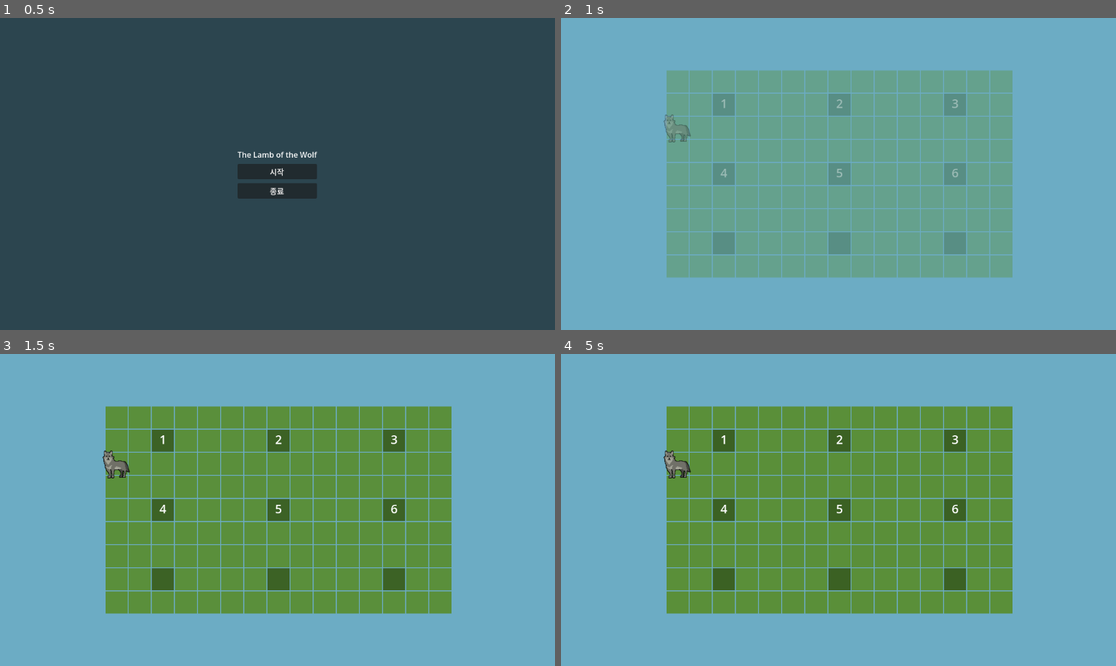
Above: before the commit, frames 1-4 (two rows, left to right).
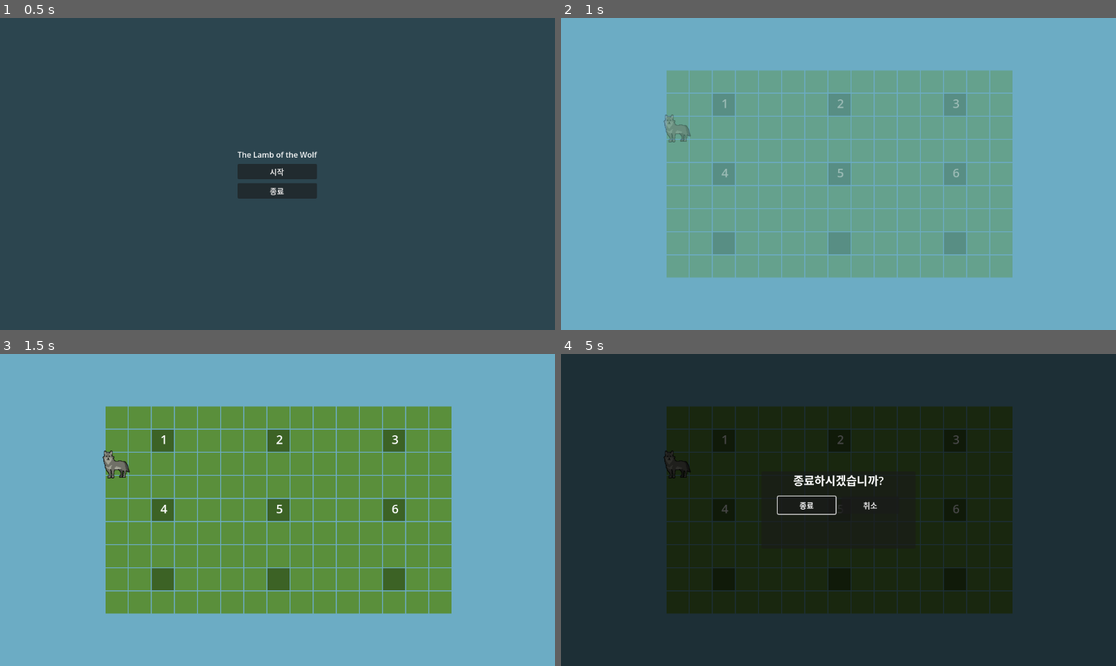
Above: after the commit, the same moments.

Repository: bnnajh7411-a11y/sokoban
Game: Godot game, scene res://scenes/Title.tscn
Same seed, same stepped clock (60 frames per second), same inputs: the game is played once before the commit and once after it. Sound files missing from this copy of the repository are replaced by a short silence.
Inputs:
- Up to frame 1 (0.5 s): no input
- Up to frame 2 (1 s): click "시작" at 0.5 s
- Up to frame 3 (1.5 s): tap Enter at 1.25 s; hold Right (ui_right) from 1.28 s (still down); tap Z at 1.35 s
- Up to frame 4 (5 s): tap Space at 2, 3.5 s; release Right (ui_right) at 2.03 s; hold Down (ui_down) 2.03-2.78 s; tap X at 2.1, 3.6 s; tap Enter at 2.75, 4.25 s; hold Right (ui_right) 2.78-3.53 s; tap Z at 2.85, 4.35 s; hold Up (ui_up) 3.53-4.28 s; hold Left (ui_left) from 4.28 s (still down); tap Escape at 4.9 s

Frame 1 is identical in both runs. In frame 2, less than 0.1% of the frame differs, in the area x 28-72%, y 26-52%; in frame 3, 0.1%; in frame 4, 100%, in the area x 0-100%, y 0-100%.

Commit message:
타이틀로 버튼, esc 버튼, n번 만에 메시지

Diff:
--- a/gds/Main.gd
+++ b/gds/Main.gd
@@ -6,10 +6,10 @@
 const OVERLAP_SFX: AudioStream = preload("res://audios/freesound_community-cartoon-bite-39234.mp3")
 const NEXT_STAGE_BUTTON_TEXT: String = "다음 스테이지"
 const FINAL_STAGE_BUTTON_TEXT: String = "타이틀로"
-const CLEAR_TITLE_TEXT: String = "클리어!"
-const CLEAR_MESSAGE_TEXT: String = "목표 지점에 도착했습니다."
+const CLEAR_TITLE_TEXT: String = "클리어"
+const CLEAR_MESSAGE_TEXT: String = "%d번 만에 양을 안전한 목장에 넣었습니다."
 const GAME_OVER_TITLE_TEXT: String = "게임 오버"
-const GAME_OVER_MESSAGE_TEXT: String = "플레이어와 양이 겹쳤습니다."
+const GAME_OVER_MESSAGE_TEXT: String = "늑대가 양을 먹어버렸습니다."
 const SHEEP_GROUP_NAME: StringName = &"sheep"
 const MOVE_COUNT_TEXT: String = "이동 횟수: %d"
 
@@ -236,12 +236,12 @@
 	player.controllable = false
 	_stop_sheep_alert_states()
 	result_title_label.text = CLEAR_TITLE_TEXT
-	result_message_label.text = CLEAR_MESSAGE_TEXT
+	result_message_label.text = CLEAR_MESSAGE_TEXT % _player_move_count
 	result_overlay.visible = true
 	if next_button != null:
 		next_button.visible = true
 	if title_button != null:
-		title_button.visible = false
+		title_button.visible = true
 	_update_undo_button_ui()
 
 
--- a/gds/Title.gd
+++ b/gds/Title.gd
@@ -18,11 +18,15 @@
 @onready var player: GridActor = $Player
 @onready var stage_number: Control = $CanvasLayer/StageNumber
 @onready var title_overlay: Control = $CanvasLayer/ClearOverlay
+@onready var exit_confirm_overlay: Control = $CanvasLayer/ExitConfirmOverlay
 @onready var start_button: Button = $CanvasLayer/ClearOverlay/CenterContainer/VBoxContainer/StartButton
 @onready var exit_button: Button = $CanvasLayer/ClearOverlay/CenterContainer/VBoxContainer/ExitButton
+@onready var confirm_exit_button: Button = $CanvasLayer/ExitConfirmOverlay/CenterContainer/PanelContainer/VBoxContainer/ButtonContainer/ConfirmButton
+@onready var cancel_exit_button: Button = $CanvasLayer/ExitConfirmOverlay/CenterContainer/PanelContainer/VBoxContainer/ButtonContainer/CancelButton
 
 var _is_starting: bool = false
 var _is_entering_stage: bool = false
+var _is_exit_shortcut_enabled: bool = false
 var _entry_cell_to_scene_path: Dictionary = {}
 var _title_overlay_locked_hidden: bool = false
 
@@ -32,13 +36,19 @@
 		start_button.pressed.connect(_on_start_button_pressed)
 	if not exit_button.pressed.is_connected(_on_exit_button_pressed):
 		exit_button.pressed.connect(_on_exit_button_pressed)
+	if confirm_exit_button != null and not confirm_exit_button.pressed.is_connected(_on_confirm_exit_button_pressed):
+		confirm_exit_button.pressed.connect(_on_confirm_exit_button_pressed)
+	if cancel_exit_button != null and not cancel_exit_button.pressed.is_connected(_on_cancel_exit_button_pressed):
+		cancel_exit_button.pressed.connect(_on_cancel_exit_button_pressed)
 	if not player.move_started.is_connected(_on_player_move_started):
 		player.move_started.connect(_on_player_move_started)
 	if not player.move_finished.is_connected(_on_player_move_finished):
 		player.move_finished.connect(_on_player_move_finished)
 
 	_collect_stage_entry_cells()
+	_hide_exit_confirm_overlay()
 	if _should_start_in_active_state():
+		_is_exit_shortcut_enabled = true
 		_lock_title_overlay_hidden()
 		_set_reveal_state(1.0)
 		if player != null:
@@ -59,14 +69,46 @@
 	_play_button_press_sfx()
 	_lock_title_overlay_hidden()
 	await _reveal_title_world()
+	_is_exit_shortcut_enabled = true
 	if player != null:
 		player.controllable = true
 
 
 func _on_exit_button_pressed() -> void:
 	_play_button_press_sfx()
+	_show_exit_confirm_overlay()
+
+
+func _on_confirm_exit_button_pressed() -> void:
+	_play_button_press_sfx()
 	await get_tree().create_timer(0.12).timeout
 	get_tree().quit()
+
+
+func _on_cancel_exit_button_pressed() -> void:
+	_play_button_press_sfx()
+	_hide_exit_confirm_overlay()
+
+
+func _unhandled_input(event: InputEvent) -> void:
+	if not (event is InputEventKey):
+		return
+
+	var key_event: InputEventKey = event as InputEventKey
+	if not key_event.pressed or key_event.echo:
+		return
+
+	if key_event.keycode != KEY_ESCAPE and key_event.physical_keycode != KEY_ESCAPE:
+		return
+
+	if not _is_exit_shortcut_enabled:
+		return
+
+	get_viewport().set_input_as_handled()
+	if exit_confirm_overlay != null and exit_confirm_overlay.visible:
+		_on_cancel_exit_button_pressed()
+	else:
+		_show_exit_confirm_overlay()
 
 
 func _on_player_move_started(actor: Node, _from_cell: Vector2i, _to_cell: Vector2i, _direction: Vector2i) -> void:
@@ -189,6 +231,21 @@
 		title_overlay.modulate.a = 0.0
 
 
+func _show_exit_confirm_overlay() -> void:
+	if exit_confirm_overlay == null:
+		_on_confirm_exit_button_pressed()
+		return
+
+	exit_confirm_overlay.show()
+	if confirm_exit_button != null:
+		confirm_exit_button.grab_focus()
+
+
+func _hide_exit_confirm_overlay() -> void:
+	if exit_confirm_overlay != null:
+		exit_confirm_overlay.hide()
+
+
 func _should_start_in_active_state() -> bool:
 	var tree: SceneTree = get_tree()
 	if tree == null:
--- a/scenes/Stage1.tscn
+++ b/scenes/Stage1.tscn
@@ -3,15 +3,13 @@
 [ext_resource type="TileSet" uid="uid://vpv4llnwj4qi" path="res://generated/level_tileset.tres" id="1_06ygk"]
 [ext_resource type="Script" uid="uid://b711aj681005c" path="res://gds/Main.gd" id="1_qasgr"]
 [ext_resource type="PackedScene" uid="uid://damggt3ffynxf" path="res://actors/Sheep.tscn" id="2_hp1su"]
-[ext_resource type="Texture2D" uid="uid://dpujglgwqhbnh" path="res://image/Undo.png" id="3_5mgwk"]
 [ext_resource type="PackedScene" uid="uid://boiwx3wbv6oq8" path="res://actors/Player.tscn" id="3_qasgr"]
-[ext_resource type="Texture2D" uid="uid://dqdopxl3axuhl" path="res://image/Retry.png" id="4_cskvh"]
+[ext_resource type="PackedScene" uid="uid://buv7dxqf55wu4" path="res://scenes/GameUI.tscn" id="4_ui"]
+[ext_resource type="Script" uid="uid://cblu8a023gdar" path="res://gds/Stage1Tutorial.gd" id="5_tutorial"]
 [ext_resource type="AudioStream" uid="uid://d38mchrsl3i5s" path="res://audios/L01183-002+B+KR_KSL2022_A0031+가축_양_인천 논현고잔동_늘솔길양떼목장에서 나는 아기 양 울음 소리_48khz320kbps_Mono.mp3" id="8_d6jml"]
 
-[ext_resource type="PackedScene" path="res://scenes/GameUI.tscn" id="4_ui"]
-[ext_resource type="Script" uid="uid://cblu8a023gdar" path="res://gds/Stage1Tutorial.gd" id="5_tutorial"]
-
 [node name="Stage" type="Node2D" unique_id=1683069215]
+script = ExtResource("1_qasgr")
 
 [node name="Polygon2D" type="Polygon2D" parent="." unique_id=61569438]
 scale = Vector2(5, 5)
@@ -35,9 +33,9 @@
 color = Color(0.93333334, 0.827451, 0.53333336, 0.87058824)
 polygon = PackedVector2Array(0, 0, 0, 100, 160, 100, 160, 0, 150, 10, 150, 90, 10, 90, 10, 10, 150, 10, 160, 0)
 
-[node name="CanvasLayer" parent="." instance=ExtResource("4_ui")]
+[node name="CanvasLayer" parent="." unique_id=1938794851 instance=ExtResource("4_ui")]
 
-[node name="TutorialOverlay" type="Control" parent="CanvasLayer"]
+[node name="TutorialOverlay" type="Control" parent="CanvasLayer" unique_id=1968801112]
 layout_mode = 3
 anchors_preset = 15
 anchor_right = 1.0
@@ -47,13 +45,13 @@
 mouse_filter = 2
 script = ExtResource("5_tutorial")
 
-[node name="MessageOverlay" type="Control" parent="CanvasLayer/TutorialOverlay"]
+[node name="MessageOverlay" type="Control" parent="CanvasLayer/TutorialOverlay" unique_id=1424414161]
 anchors_preset = 0
 anchor_right = 1.0
 anchor_bottom = 1.0
 mouse_filter = 2
 
-[node name="CenterContainer" type="CenterContainer" parent="CanvasLayer/TutorialOverlay/MessageOverlay"]
+[node name="CenterContainer" type="CenterContainer" parent="CanvasLayer/TutorialOverlay/MessageOverlay" unique_id=203487099]
 layout_mode = 1
 anchors_preset = 15
 anchor_right = 1.0
@@ -66,17 +64,17 @@
 grow_vertical = 2
 mouse_filter = 2
 
-[node name="TutorialPanel" type="PanelContainer" parent="CanvasLayer/TutorialOverlay/MessageOverlay/CenterContainer"]
+[node name="TutorialPanel" type="PanelContainer" parent="CanvasLayer/TutorialOverlay/MessageOverlay/CenterContainer" unique_id=24328753]
 layout_mode = 2
 
-[node name="MarginContainer" type="MarginContainer" parent="CanvasLayer/TutorialOverlay/MessageOverlay/CenterContainer/TutorialPanel"]
+[node name="MarginContainer" type="MarginContainer" parent="CanvasLayer/TutorialOverlay/MessageOverlay/CenterContainer/TutorialPanel" unique_id=761142613]
 layout_mode = 2
 theme_override_constants/margin_left = 22
 theme_override_constants/margin_top = 18
 theme_override_constants/margin_right = 22
 theme_override_constants/margin_bottom = 18
 
-[node name="MessageLabel" type="Label" parent="CanvasLayer/TutorialOverlay/MessageOverlay/CenterContainer/TutorialPanel/MarginContainer"]
+[node name="MessageLabel" type="Label" parent="CanvasLayer/TutorialOverlay/MessageOverlay/CenterContainer/TutorialPanel/MarginContainer" unique_id=187131931]
 layout_mode = 2
 theme_override_font_sizes/font_size = 22
 text = "방향키로 늑대를 움직여 보세요."
--- a/scenes/Title.tscn
+++ b/scenes/Title.tscn
@@ -23,8 +23,9 @@
 [node name="StageNumber" type="Control" parent="CanvasLayer" unique_id=1764684293]
 layout_mode = 3
 anchors_preset = 0
+offset_left = 2.0
 offset_top = -2.0
-offset_right = 40.0
+offset_right = 42.0
 offset_bottom = 38.0
 
 [node name="Label1" type="Label" parent="CanvasLayer/StageNumber" unique_id=789806651]
@@ -134,6 +135,62 @@
 layout_mode = 2
 text = "종료"
 
+[node name="ExitConfirmOverlay" type="Control" parent="CanvasLayer" unique_id=1842217337]
+visible = false
+layout_mode = 3
+anchors_preset = 15
+anchor_right = 1.0
+anchor_bottom = 1.0
+grow_horizontal = 2
+grow_vertical = 2
+
+[node name="Dimmer" type="ColorRect" parent="CanvasLayer/ExitConfirmOverlay" unique_id=1099374051]
+layout_mode = 0
+anchor_right = 1.0
+anchor_bottom = 1.0
+mouse_filter = 0
+color = Color(0, 0, 0, 0.7254902)
+
+[node name="CenterContainer" type="CenterContainer" parent="CanvasLayer/ExitConfirmOverlay" unique_id=1404337676]
+layout_mode = 1
+anchors_preset = 15
+anchor_right = 1.0
+anchor_bottom = 1.0
+grow_horizontal = 2
+grow_vertical = 2
+mouse_filter = 0
+
+[node name="PanelContainer" type="PanelContainer" parent="CanvasLayer/ExitConfirmOverlay/CenterContainer" unique_id=1759706112]
+layout_mode = 2
+custom_minimum_size = Vector2(320, 160)
+
+[node name="VBoxContainer" type="VBoxContainer" parent="CanvasLayer/ExitConfirmOverlay/CenterContainer/PanelContainer" unique_id=702137124]
+layout_mode = 2
+theme_override_constants/separation = 16
+
+[node name="MessageLabel" type="Label" parent="CanvasLayer/ExitConfirmOverlay/CenterContainer/PanelContainer/VBoxContainer" unique_id=2094430198]
+layout_mode = 2
+size_flags_horizontal = 3
+theme_override_font_sizes/font_size = 24
+text = "종료하시겠습니까?"
+horizontal_alignment = 1
+vertical_alignment = 1
+
+[node name="ButtonContainer" type="HBoxContainer" parent="CanvasLayer/ExitConfirmOverlay/CenterContainer/PanelContainer/VBoxContainer" unique_id=316261591]
+layout_mode = 2
+theme_override_constants/separation = 12
+alignment = 1
+
+[node name="ConfirmButton" type="Button" parent="CanvasLayer/ExitConfirmOverlay/CenterContainer/PanelContainer/VBoxContainer/ButtonContainer" unique_id=621935248]
+custom_minimum_size = Vector2(120, 36)
+layout_mode = 2
+text = "종료"
+
+[node name="CancelButton" type="Button" parent="CanvasLayer/ExitConfirmOverlay/CenterContainer/PanelContainer/VBoxContainer/ButtonContainer" unique_id=1969221978]
+custom_minimum_size = Vector2(120, 36)
+layout_mode = 2
+text = "취소"
+
 [node name="Player" parent="." unique_id=1088558520 instance=ExtResource("3_wq2ky")]
 visible = false
 position = Vector2(240, 211)
